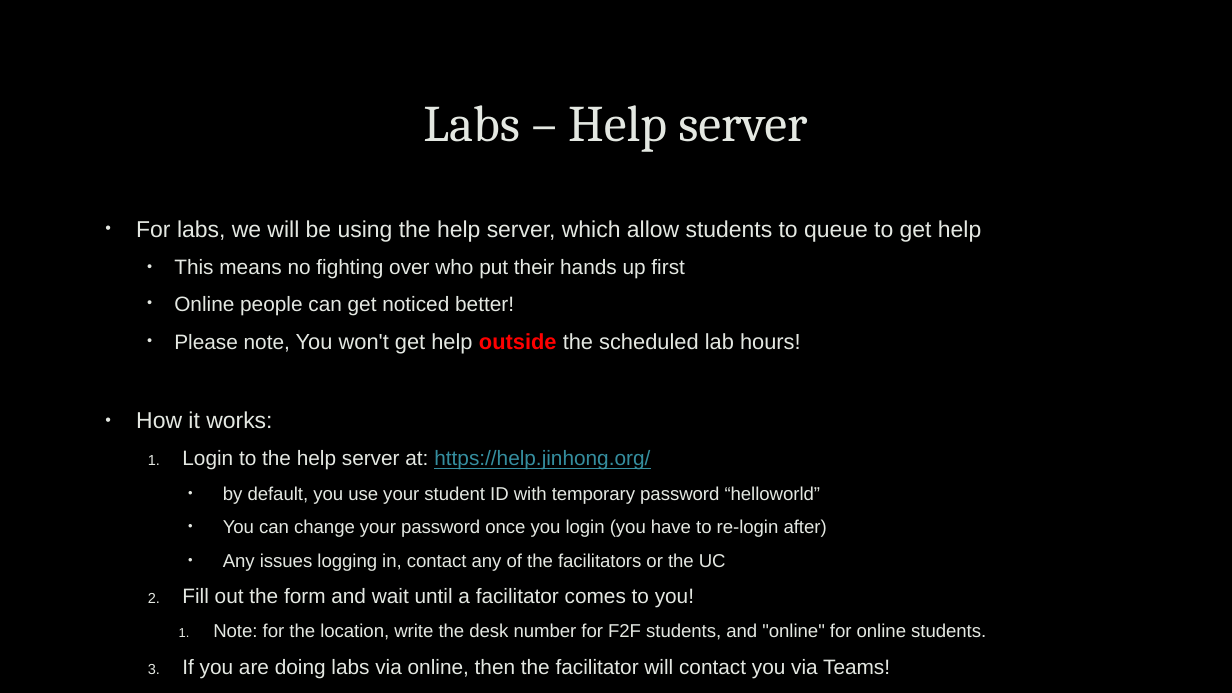
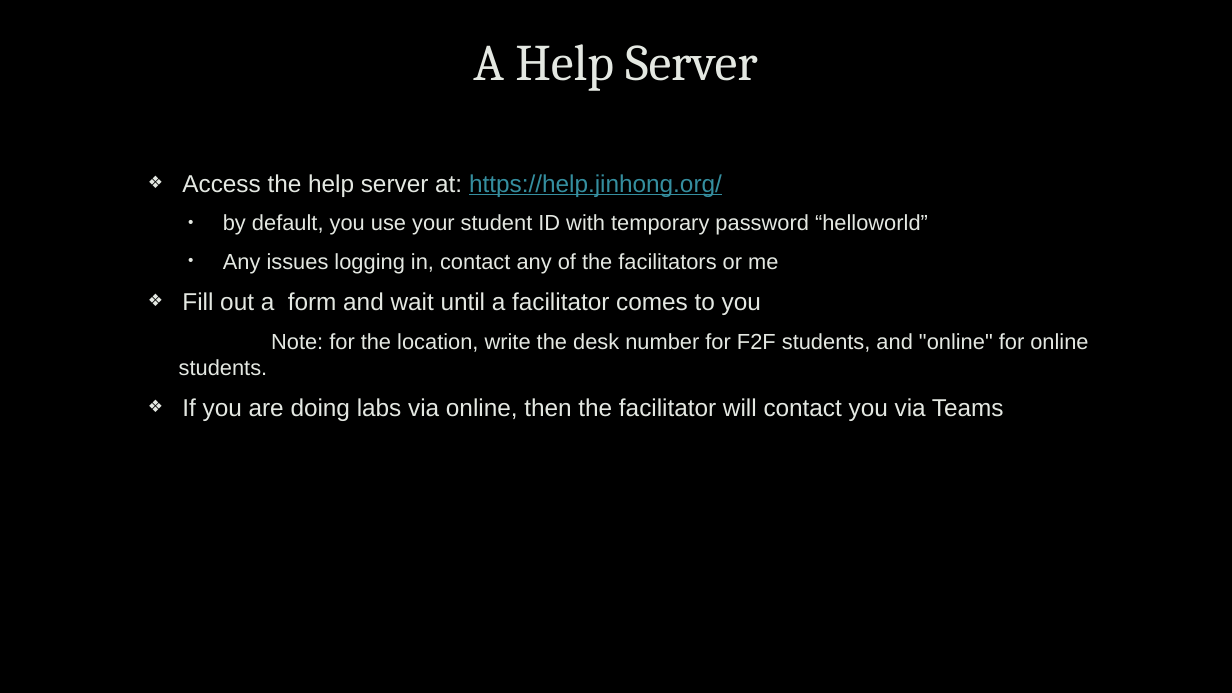
Before and after one commit to uwacyber/cits1003, a slide deck: slide 21 of cits1003-lecture_slides/CITS1003-0 Overview.pptx (slide 13 before the commit). Drawn at 1232x693 pixels with LibreOffice and Linux fonts; fonts in the diff are those of the drawing; background and template pictures are left out. Boxes give left, top, right and bottom in pixels: in the first picture for what was removed or moved away, otherwise in the second. Text is boxed around its words. In the diff, an @@ line names an element or a change of style, - is before the commit and + after.

```diff
--- a/cits1003-lecture_slides/CITS1003-0 Overview.pptx
+++ b/cits1003-lecture_slides/CITS1003-0 Overview.pptx
@@ title at bbox=[473, 44, 757, 91]: text changed @@
-Labs – Help server
+A Help Server
@@ text "Access the help server at: ...": place and size @@
-text "Access the help server at: ..." at bbox=[136, 220, 986, 678]
+text "Access the help server at: ..." at bbox=[179, 174, 1088, 421]
@@ text at bbox=[182, 174, 722, 197]: text changed; size 16.1 to 19 pt; text colour #E4E8E2 to #358E9F @@
-• For labs, we will be using the help server, which allow students to queue to get help
-  • This means no fighting over who put their hands up first
-  • Online people can get noticed better!
-  • Please note, You won't get help outside the scheduled lab hours!
-• How it works:
-  1. Login to the help server at: https://help.jinhong.org/
+  ❖ Access the help server at: https://help.jinhong.org/
@@ text at bbox=[179, 214, 1088, 376]: size 14.4 to 17 pt in "by default, you use your student ID ...", "Note: for the location, write the desk ..."; bullet 1. to none @@
@@ text at bbox=[182, 253, 778, 315]: text changed; size 14.4 to 17 pt @@
-    • You can change your password once you login (you have to re-login after)
-    • Any issues logging in, contact any of the facilitators or the UC
-  2. Fill out the form and wait until a facilitator comes to you!
+    • Any issues logging in, contact any of the facilitators or me
+  ❖ Fill out a form and wait until a facilitator comes to you
@@ text at bbox=[182, 398, 1004, 421]: text changed; size 16.1 to 19 pt @@
-  3. If you are doing labs via online, then the facilitator will contact you via Teams!
+  ❖ If you are doing labs via online, then the facilitator will contact you via Teams
```
Also in this commit, not shown: 13 other slides changed, 17 slides added, 4 slides removed.
